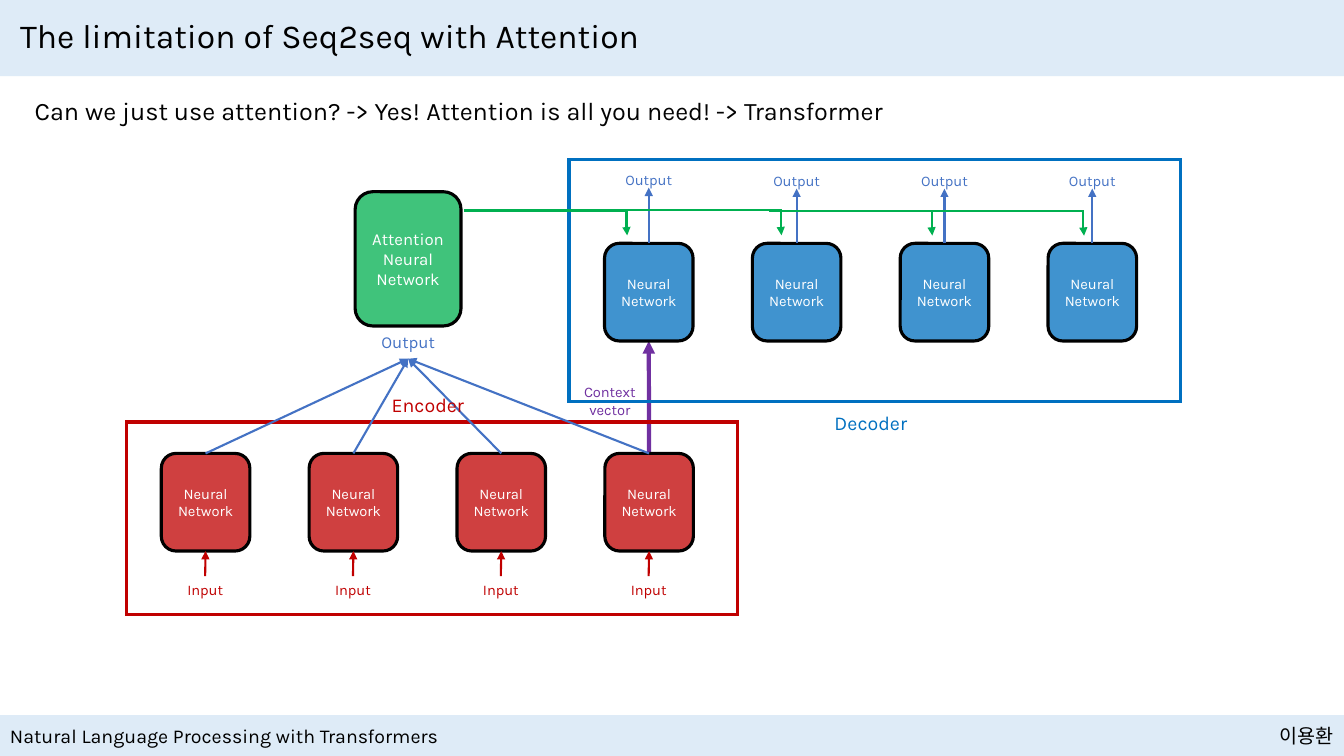
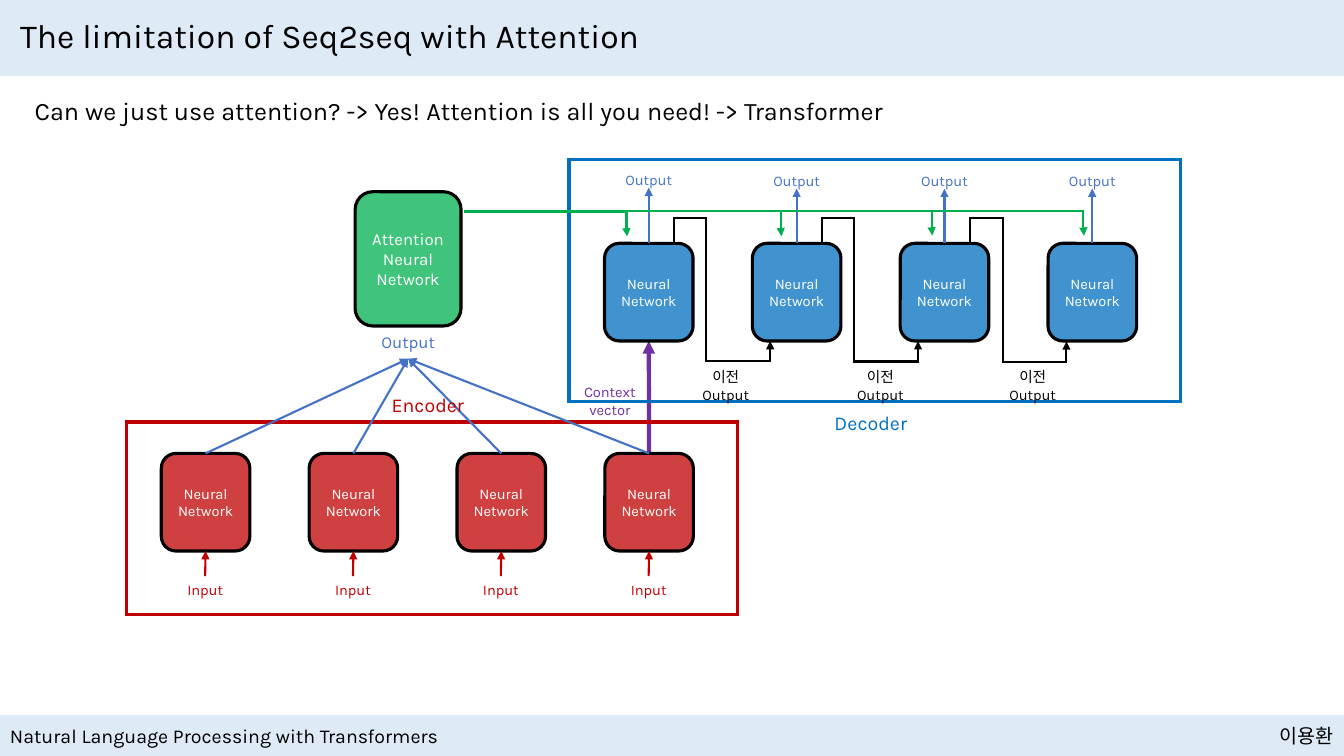
Before and after one commit to NewPlus/SeminarforNLP, a slide deck: slide 30 of Seminar/Book_Natural Language Processing with Transformers/Presentation files/Transformer Anatomy with Hugging Face.pptx. Drawn at 1344x756 pixels with LibreOffice and Linux fonts; fonts in the diff are those of the drawing. Boxes give left, top, right and bottom in pixels: in the first picture for what was removed or moved away, otherwise in the second. Text is boxed around its words. In the diff, an @@ line names an element or a change of style, - is before the commit and + after.

```diff
--- a/Seminar/Book_Natural Language Processing with Transformers/Presentation files/Transformer Anatomy with Hugging Face.pptx
+++ b/Seminar/Book_Natural Language Processing with Transformers/Presentation files/Transformer Anatomy with Hugging Face.pptx
@@ elbow arrow (618, 212) - (781, 236): route changed @@
@@ elbow line added from (675, 243) to (707, 218), #000000 1.5 pt @@
@@ elbow line added from (707, 218) to (770, 361), #000000 1.5 pt @@
@@ elbow line added from (822, 244) to (854, 219), #000000 1.5 pt @@
@@ elbow line added from (854, 219) to (919, 362), #000000 1.5 pt @@
@@ elbow line added from (970, 244) to (1003, 219), #000000 1.5 pt @@
@@ elbow line added from (1003, 219) to (1067, 362), #000000 1.5 pt @@
@@ arrow added from (770, 362) to (770, 341), #000000 1.5 pt @@
@@ arrow added from (919, 362) to (919, 341), #000000 1.5 pt @@
@@ arrow added from (1067, 362) to (1067, 342), #000000 1.5 pt @@
@@ text added at (702,370,749,404), 10.5 pt, text #000000 @@
+이전
+Output
@@ text added at (857,370,904,404), 10.5 pt, text #000000 @@
+이전
+Output
@@ text added at (1009,370,1056,404), 10.5 pt, text #000000 @@
+이전
+Output
```
Also in this commit, not shown: 17 other slides changed, 2 slides added, 8 other files.
